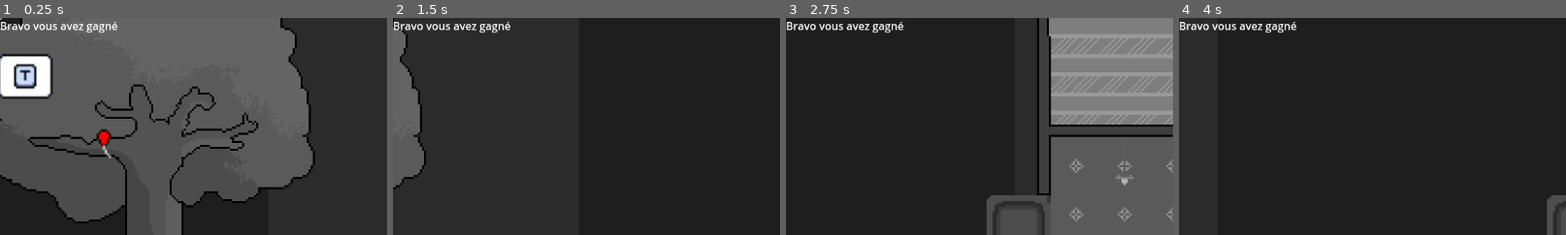
Above: before the commit, frames 1-4 (left to right).
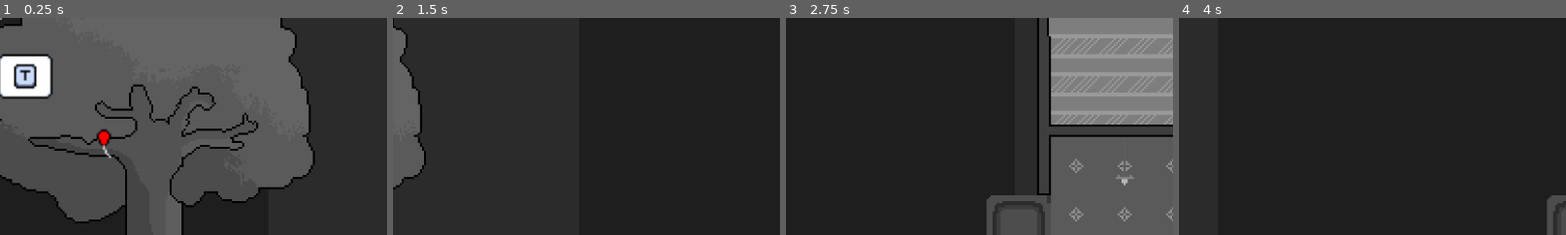
Above: after the commit, the same moments.

Repository: antonin-tarrade/SausageSerenity
Game: Godot game, scene res://Scenes/main.tscn
Two runs of this game, one before a commit and one after it. Both use one fixed random seed, a clock stepped at 60 frames per second and the inputs below. The engine's default icon, where the game draws it, is replaced by a stand-in: a white triangle on a blue panel in a dark square.
Inputs:
- Up to frame 1 (0.25 s): no input
- Up to frame 2 (1.5 s): hold Right (ui_right) 0.53-1.28 s; hold A (extend) 0.53-1.28 s; hold Down (ui_down) from 1.28 s (still down); tap R (charger) at 1.35 s
- Up to frame 3 (2.75 s): tap A (extend) at 1.55 s; release Down (ui_down) at 2.03 s; hold Right (ui_right) from 2.03 s (still down); hold A (extend) from 2.03 s (still down)
- Up to frame 4 (4 s): release Right (ui_right) at 2.78 s; release A (extend) at 2.78 s; hold Up (ui_up) 2.78-3.53 s; tap T (interact) at 2.85 s; tap A (extend) at 3.05 s; hold Left (ui_left) from 3.53 s (still down); hold A (extend) from 3.53 s (still down)
The pictures show only the part of the screen within x 0-50%, y 0-50%; the shares and areas given below are measured in that part.

The runs differ from the first frame. In frame 1, 0.6% of the frame differs, in the area x 0-31%, y 1-7%; in frame 2, 0.7%; in frame 3, 0.7%, in the area x 0-31%, y 1-8%; in frame 4, 0.7%.

Commit message:
mot fin kitch

Diff:
--- /dev/null
+++ b/Scenes/LayerFin.gd
@@ -0,0 +1,10 @@
+extends CanvasLayer
+
+# Called when the node enters the scene tree for the first time.
+func _ready():
+	$CenterContainer/Panel/AnimationPlayer.play("effet_texte")
+
+
+# Called every frame. 'delta' is the elapsed time since the previous frame.
+func _process(delta):
+	pass
--- a/Scenes/Mission_finale.gd
+++ b/Scenes/Mission_finale.gd
@@ -3,6 +3,6 @@
 func verifier(personnage : Personnage) -> bool :
 	print("mission finale")
 	if personnage.gm.get_pourcentage_fini() >= 0.98 :
-
+		personnage.gm.fin_ultime()
 		return true
 	return false
--- a/Scenes/main.tscn
+++ b/Scenes/main.tscn
@@ -49,6 +49,7 @@
 [ext_resource type="Texture2D" uid="uid://t5mc75vpaaec" path="res://TilesObjets/tile012.png" id="42_6aqss"]
 [ext_resource type="Script" path="res://Scripts/Missions/MissionAttendreRomantique.gd" id="42_87tod"]
 [ext_resource type="Texture2D" uid="uid://bgngufu6v7clp" path="res://Dessins/transat_bulle.png" id="42_hf511"]
+[ext_resource type="Script" path="res://Scenes/Mission_finale.gd" id="48_4wyw3"]
 [ext_resource type="Texture2D" uid="uid://dolfqksdjb00v" path="res://Sprites/Tuto/tuto_Arrow.png" id="49_vx3jo"]
 [ext_resource type="Script" path="res://Scripts/tuto.gd" id="50_abamy"]
 [ext_resource type="Texture2D" uid="uid://d0bvm7c6q1dr8" path="res://Sprites/Tuto/tuto_extends_right.png" id="51_215hx"]
@@ -56,6 +57,7 @@
 [ext_resource type="Texture2D" uid="uid://drkvol3d0f84a" path="res://Sprites/Tuto/tuto_bark.png" id="53_qoss7"]
 [ext_resource type="Texture2D" uid="uid://mwos5x2bgw2y" path="res://Sprites/Tuto/tuto_hit.png" id="54_a5njy"]
 [ext_resource type="AudioStream" uid="uid://bbcrv8p65do7p" path="res://Musiques/chien_saucisse_lvl3.mp3" id="56_1pco4"]
+[ext_resource type="Script" path="res://Scenes/LayerFin.gd" id="57_jg1he"]
 
 [sub_resource type="ShaderMaterial" id="ShaderMaterial_xjdte"]
 resource_local_to_scene = true
@@ -331,12 +333,56 @@
 "speed": 5.0
 }]
 
+[sub_resource type="LabelSettings" id="LabelSettings_r42pi"]
+font_size = 72
+font_color = Color(1, 1, 1, 0.694118)
+
+[sub_resource type="Animation" id="Animation_fuvxc"]
+resource_name = "effet_texte"
+tracks/0/type = "value"
+tracks/0/imported = false
+tracks/0/enabled = true
+tracks/0/path = NodePath(".:text")
+tracks/0/interp = 1
+tracks/0/loop_wrap = true
+tracks/0/keys = {
+"times": PackedFloat32Array(0, 1),
+"transitions": PackedFloat32Array(1, 1),
+"update": 1,
+"values": ["Bravo vous avez gagné", "Bravo vous avez gagné !"]
+}
+tracks/1/type = "value"
+tracks/1/imported = false
+tracks/1/enabled = true
+tracks/1/path = NodePath(".:label_settings")
+tracks/1/interp = 1
+tracks/1/loop_wrap = true
+tracks/1/keys = {
+"times": PackedFloat32Array(0, 1),
+"transitions": PackedFloat32Array(1, 1),
+"update": 1,
+"values": [SubResource("LabelSettings_r42pi"), SubResource("LabelSettings_r42pi")]
+}
+
+[sub_resource type="AnimationLibrary" id="AnimationLibrary_g0fsw"]
+_data = {
+"effet_texte": SubResource("Animation_fuvxc")
+}
+
+[sub_resource type="Gradient" id="Gradient_p5y5s"]
+colors = PackedColorArray(0.729412, 0.909804, 0, 0.380392, 0.980392, 0.0823529, 0.054902, 0.72549)
+
+[sub_resource type="GradientTexture2D" id="GradientTexture2D_xc8b3"]
+gradient = SubResource("Gradient_p5y5s")
+fill = 1
+fill_from = Vector2(0.1, 0.9)
+
 [node name="Main" type="Node2D"]
 
 [node name="GameManager" type="Node2D" parent="."]
 unique_name_in_owner = true
 script = ExtResource("1_kq4bb")
-nbMissions = 8.0
+nbMissions = 2.0
 
 [node name="Decor" parent="." instance=ExtResource("4_5016y")]
 unique_name_in_owner = true
@@ -716,11 +762,10 @@
 
 [node name="Missions" type="Node2D" parent="Personnages/MamieBill/Requete"]
 
-[node name="MissionAttendreRomantique" parent="Personnages/MamieBill/Requete/Missions" instance=ExtResource("7_exk0v")]
-position = Vector2(0, -4)
+[node name="MissionFinale" parent="Personnages/MamieBill/Requete/Missions" instance=ExtResource("7_exk0v")]
 scale = Vector2(1, 1)
 texture = ExtResource("41_mbxc8")
-script = ExtResource("42_87tod")
+script = ExtResource("48_4wyw3")
 
 [node name="Personnage" parent="Personnages/MamieBill" instance=ExtResource("2_m3qme")]
 material = SubResource("ShaderMaterial_kfdie")
@@ -762,12 +807,52 @@
 [node name="ChienSaucisse" parent="." instance=ExtResource("1_lhaoc")]
 position = Vector2(252, 911)
 
-[node name="CanvasLayer" type="CanvasLayer" parent="."]
-
-[node name="Label" type="Label" parent="CanvasLayer"]
-offset_right = 40.0
-offset_bottom = 23.0
-text = "Bravo vous avez gagné"
+[node name="LayerFin" type="CanvasLayer" parent="."]
+unique_name_in_owner = true
+script = ExtResource("57_jg1he")
+
+[node name="CenterContainer" type="CenterContainer" parent="LayerFin"]
+anchors_preset = 15
+anchor_right = 1.0
+anchor_bottom = 1.0
+offset_right = 2.0
+grow_horizontal = 2
+grow_vertical = 2
+
+[node name="Panel" type="Panel" parent="LayerFin/CenterContainer"]
+layout_mode = 2
+
+[node name="AnimationPlayer" type="AnimationPlayer" parent="LayerFin/CenterContainer/Panel"]
+root_node = NodePath("../Label")
+libraries = {
+"": SubResource("AnimationLibrary_g0fsw")
+}
+
+[node name="TextureRect" type="TextureRect" parent="LayerFin/CenterContainer/Panel"]
+layout_mode = 0
+offset_left = -529.0
+offset_top = -264.0
+offset_right = 534.0
+offset_bottom = 267.0
+texture = SubResource("GradientTexture2D_xc8b3")
+
+[node name="Label" type="Label" parent="LayerFin/CenterContainer/Panel"]
+layout_mode = 1
+anchors_preset = 8
+anchor_left = 0.5
+anchor_top = 0.5
+anchor_right = 0.5
+anchor_bottom = 0.5
+offset_left = -88.0
+offset_top = -11.5
+offset_right = 88.0
+offset_bottom = 11.5
+grow_horizontal = 2
+grow_vertical = 2
+text = "Bravo vous avez gagné !!"
+label_settings = SubResource("LabelSettings_r42pi")
+horizontal_alignment = 1
+vertical_alignment = 1
 
 [node name="AudioStreamPlayer" type="AudioStreamPlayer" parent="."]
 stream = ExtResource("56_1pco4")
--- a/Scripts/GameManager.gd
+++ b/Scripts/GameManager.gd
@@ -2,9 +2,15 @@
 
 @export var nbMissions : float = 11.0
 var nbMissionsFinies : float = 0.0
+
+func _ready():
+	%LayerFin.visible = false
 
 func _on_mission_fini():
 	nbMissionsFinies += 1.0
 
 func get_pourcentage_fini() -> float :
 	return nbMissionsFinies/nbMissions
+
+func fin_ultime():
+	%LayerFin.visible = true
--- a/project.godot
+++ b/project.godot
@@ -11,9 +11,11 @@
 [application]
 
 config/name="ChienSaussisse"
+config/description="Best jeux eveeeeer"
 run/main_scene="res://Scenes/main.tscn"
 config/features=PackedStringArray("4.2", "GL Compatibility")
-config/icon="res://icon.svg"
+boot_splash/image="res://Menu/Menu.png"
+config/icon="res://Sprites/logo_chien_saucisse.png"
 
 [file_customization]
 
Not shown: 1 places in Scenes/main.tscn that only renumber resources
Binary file added: Sprites/logo_chien_saucisse.png
Not shown, added: Sprites/logo_chien_saucisse.png.import
